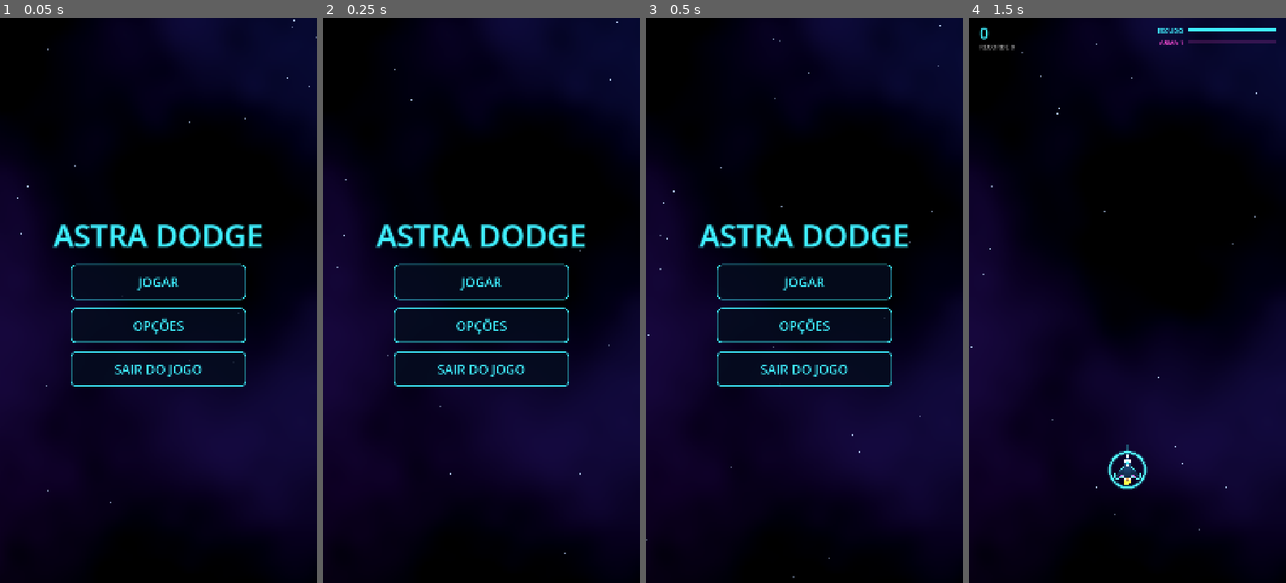
Above: before the commit, frames 1-4 (left to right).
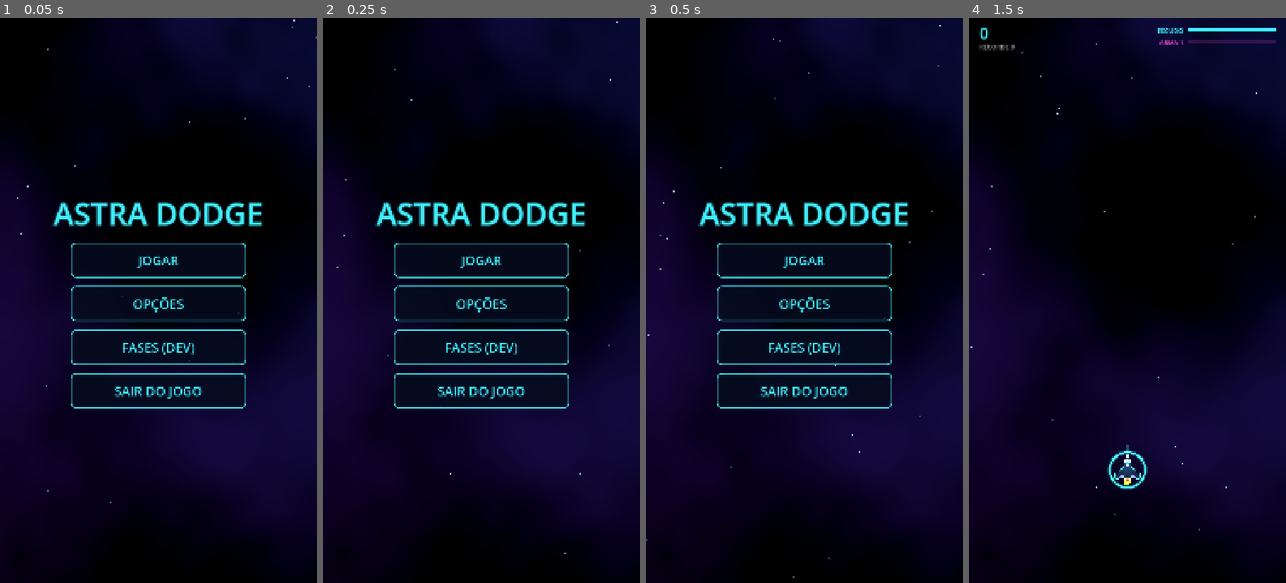
Above: after the commit, the same moments.

Repository: mprovensi/AstraDodge
Game: Godot game, scene res://scenes/main.tscn
Two runs of this game, one before a commit and one after it. Both use one fixed random seed, a clock stepped at 60 frames per second and the inputs below. Sound files missing from this copy of the repository are replaced by a short silence.
Inputs (mouse positions are in pixels of both pictures, inside the frame that each line leads up to):
- Up to frame 1 (0.05 s): no input
- Up to frame 2 (0.25 s): no input
- Up to frame 3 (0.5 s): no input
- Up to frame 4 (1.5 s): click "JOGAR" at 0.5 s; move the mouse to (1197, 272) at 1.27 s; click (1197, 272) at 1.42 s

The runs differ from the first frame. In frame 1, 7.9% of the frame differs, in the area x 16-83%, y 32-70%; in frame 2, 7.9%; in frame 3, 7.9%; in frame 4, nothing differs.

Commit message:
Seletor de fases (FASES DEV) no menu, so em build de desenvolvimento
Co-Authored-By: Claude Opus 5.5 <noreply@anthropic.com>

Diff:
--- a/scripts/hud.gd
+++ b/scripts/hud.gd
@@ -12,6 +12,7 @@
 signal quit_pressed
 signal new_game_pressed
 signal next_pressed
+signal dev_sector_pressed(index: int, at_boss: bool)  ## seletor de fases (só build de desenvolvimento)
 
 const BAR_WIDTH := 300.0
 const BAR_HEIGHT := 12.0
@@ -81,6 +82,7 @@
 var _buttons := {}  # id -> Button (na ordem em que aparecem)
 
 var _options_layer: Control
+var _dev_layer: Control  # seletor de fases: só existe em build de desenvolvimento (OS.is_debug_build)
 var _center_was_visible := false
 var _music_button: Button
 var _sfx_button: Button
@@ -264,6 +266,7 @@
 	_add_center_button("restart", "REINICIAR", restart_pressed.emit)
 	_add_center_button("continue", "CONTINUAR (TESTE)", continue_pressed.emit)
 	_add_center_button("options", "OPÇÕES", open_options, false)
+	_add_center_button("dev", "FASES (DEV)", open_dev_selector, false)
 	_add_center_button("menu", "MENU PRINCIPAL", menu_pressed.emit)
 	_add_center_button("quit", "SAIR DO JOGO", quit_pressed.emit)
 
@@ -307,7 +310,7 @@
 
 ## True se o toque caiu em algum botão/tela de opções (não deve iniciar a partida).
 func blocks_touch(pos: Vector2) -> bool:
-	if _options_layer.visible:
+	if _options_layer.visible or (_dev_layer != null and _dev_layer.visible):
 		return true
 	for b: Button in _buttons.values():
 		if b.is_visible_in_tree() and b.get_global_rect().has_point(pos):
@@ -363,6 +366,8 @@
 	var buttons := ["resume" if can_resume else "campaign", "options", "quit"]
 	if endless_unlocked:
 		buttons.append("endless")  # liberado ao completar o Setor 2
+	if OS.is_debug_build():
+		buttons.append("dev")  # seletor de fases: nunca aparece no APK de release
 	_show("ASTRA DODGE", "", "", buttons)
 	_top.visible = false  # pontuação/barras só fazem sentido durante uma partida
 
@@ -468,6 +473,71 @@
 
 
 # ---------------------------------------------------------------- opções
+
+## SELETOR DE FASES (modo dev): uma linha por setor — começar do início ou direto no chefe.
+## Só é montado e mostrado em build de desenvolvimento (APK debug / editor).
+## `sectors`: [[título, subtítulo], ...] na ordem da campanha.
+func setup_dev_selector(sectors: Array) -> void:
+	if not OS.is_debug_build() or _dev_layer != null:
+		return
+	_dev_layer = Control.new()
+	_dev_layer.set_anchors_and_offsets_preset(Control.PRESET_FULL_RECT)
+	_dev_layer.visible = false
+	_options_layer.get_parent().add_child(_dev_layer)
+
+	var backdrop := ColorRect.new()
+	backdrop.color = Color(0.0, 0.0, 0.03, 0.92)
+	backdrop.set_anchors_and_offsets_preset(Control.PRESET_FULL_RECT)
+	_dev_layer.add_child(backdrop)
+
+	var box := VBoxContainer.new()
+	box.set_anchors_and_offsets_preset(Control.PRESET_FULL_RECT)
+	box.alignment = BoxContainer.ALIGNMENT_CENTER
+	box.mouse_filter = Control.MOUSE_FILTER_IGNORE
+	box.add_theme_constant_override("separation", 18)
+	_dev_layer.add_child(box)
+	box.add_child(_make_label("FASES (DEV)", 70, Palette.MAGENTA))
+	box.add_child(_make_label("Só no APK de desenvolvimento", 26, Palette.TEXT_DIM))
+
+	for i in sectors.size():
+		var row := HBoxContainer.new()
+		row.alignment = BoxContainer.ALIGNMENT_CENTER
+		row.mouse_filter = Control.MOUSE_FILTER_IGNORE
+		row.add_theme_constant_override("separation", 16)
+		box.add_child(row)
+		var start := _make_button("%d · %s" % [i + 1, str(sectors[i][1]).to_upper()])
+		start.custom_minimum_size = Vector2(600, 96)
+		start.add_theme_font_size_override("font_size", 34)
+		start.pressed.connect(_pick_dev_sector.bind(i, false))
+		row.add_child(start)
+		var boss := _make_button("CHEFE")
+		boss.custom_minimum_size = Vector2(200, 96)
+		boss.add_theme_font_size_override("font_size", 34)
+		boss.pressed.connect(_pick_dev_sector.bind(i, true))
+		row.add_child(boss)
+
+	var back := _make_button("VOLTAR")
+	back.pressed.connect(func() -> void:
+		Sfx.play("click", -4.0, 1.0, 0.0)
+		_dev_layer.visible = false
+		_center.visible = true)
+	box.add_child(back)
+
+
+func open_dev_selector() -> void:
+	if _dev_layer == null:
+		return
+	Sfx.play("click", -4.0, 1.0, 0.0)
+	_center.visible = false
+	_dev_layer.visible = true
+
+
+func _pick_dev_sector(index: int, at_boss: bool) -> void:
+	Sfx.play("click", -4.0, 1.0, 0.0)
+	_dev_layer.visible = false
+	_center.visible = true
+	dev_sector_pressed.emit(index, at_boss)
+
 
 func open_options() -> void:
 	Sfx.play("click", -4.0, 1.0, 0.0)
--- a/scripts/main.gd
+++ b/scripts/main.gd
@@ -125,6 +125,11 @@
 	hud.resume_pressed.connect(resume_checkpoint)
 	hud.campaign_pressed.connect(start_new_game)
 	hud.endless_pressed.connect(start_endless)
+	hud.dev_sector_pressed.connect(start_sector_dev)
+	var sector_names: Array = []
+	for s in SECTORS:
+		sector_names.append([s.title, s.subtitle])
+	hud.setup_dev_selector(sector_names)  # só monta em build de desenvolvimento
 	hud.new_game_pressed.connect(start_new_game)
 	hud.restart_pressed.connect(_on_restart)
 	hud.continue_pressed.connect(_on_continue)
@@ -223,6 +228,21 @@
 	_touch_index = -1
 	Game.clear_checkpoint()
 	start_mode(Mode.CAMPAIGN)
+
+
+## SELETOR DE FASES (modo dev): começa o setor `index` do início ou já no ALERTA do chefe,
+## com uma arma razoável para o ponto da campanha. Só existe em build de desenvolvimento.
+func start_sector_dev(index: int, at_boss: bool) -> void:
+	if not OS.is_debug_build():
+		return
+	_touch_index = -1
+	start_mode(Mode.CAMPAIGN, clampi(index, 0, SECTORS.size() - 1))
+	ship.weapon_level = clampi(index + 1, 2, 4)
+	if at_boss:
+		for e in director.sector.events:
+			if e.kind == WaveEvent.Kind.BOSS:
+				director.seek(maxf(0.0, e.at - 4.0))
+				break
 
 
 ## Modo Infinito: nova semente a cada partida (o ponto salvo da campanha não é tocado).
--- a/tests/smoke_test.gd
+++ b/tests/smoke_test.gd
@@ -40,6 +40,7 @@
 	_test_boss_safety()
 	_test_checkpoint()
 	_test_boss_resume()
+	_test_dev_selector()
 	_test_music()
 	_test_enemies()
 	main.free()
@@ -855,6 +856,25 @@
 	game.checkpoint = {}
 
 
+## Seletor de fases (modo dev): botão no menu e ida direta ao setor/chefe.
+func _test_dev_selector() -> void:
+	main.go_to_menu()
+	assert(main.hud._buttons["dev"].visible, "build de desenvolvimento mostra FASES (DEV) no menu")
+	main.start_sector_dev(4, false)
+	assert(main.director.sector.id == "sector_5" and main.director.time == 0.0, "vai para o início do Setor 5")
+	main.start_sector_dev(6, true)
+	_touch(true)
+	var boss_id := ""
+	for i in 60 * 10:
+		main.ship.invuln = 1.0
+		main._process(DT)
+		if main.boss != null:
+			boss_id = main.boss.display_name
+			break
+	assert(boss_id == "SENTINELA", "CHEFE do Setor 7 começa direto no Sentinela (veio: %s)" % boss_id)
+	print("SELETOR DE FASES OK | setor 5 do inicio, chefe do setor 7 em segundos")
+
+
 func _test_music() -> void:
 	var sfx := root.get_node("Sfx")
 	main.go_to_menu()
